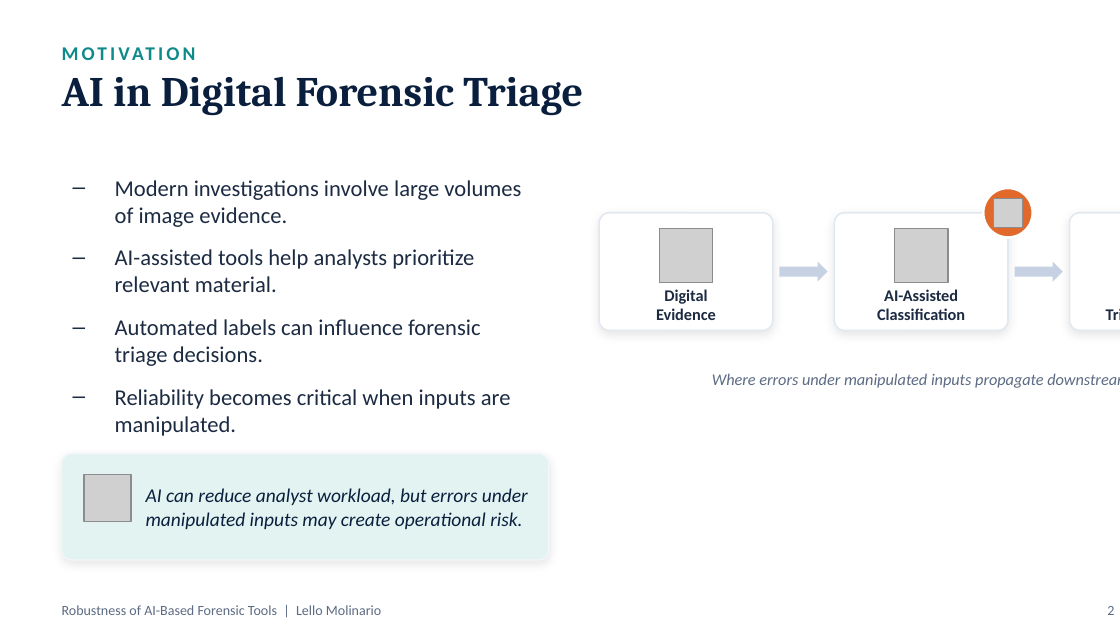
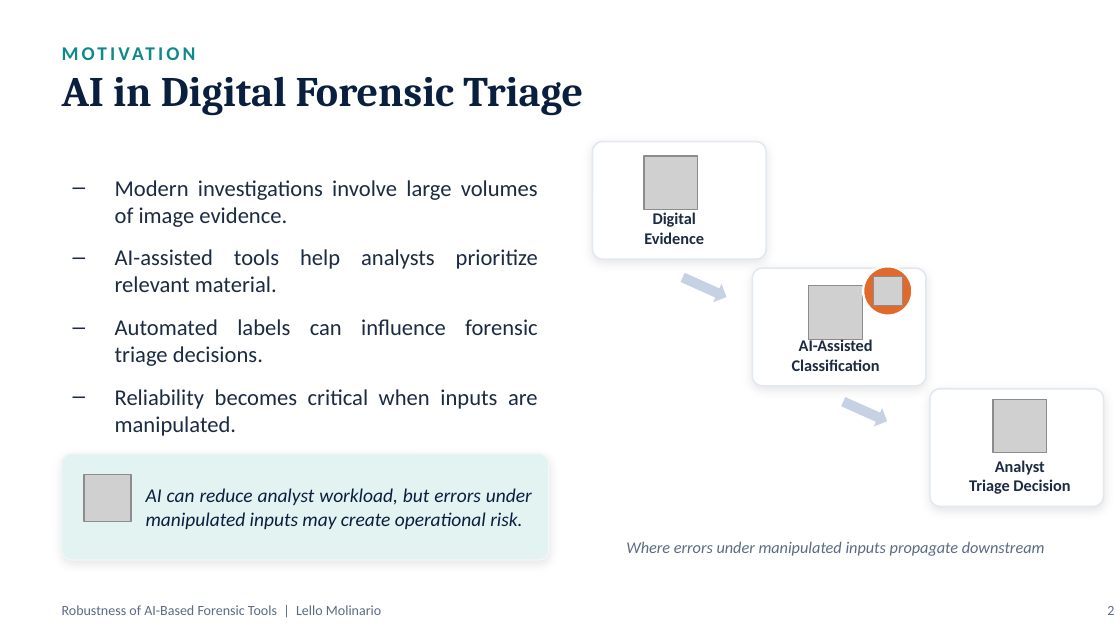
Before and after one commit to lmolinario/msc-thesis-ai-robustness-in-digital-forensics, a slide deck: slide 2 of docs/slides/Molinario_Thesis_Defense.pptx. Drawn at 1120x630 pixels with LibreOffice and Linux fonts; fonts in the diff are those of the drawing; grey boxes stand for pictures; background and template pictures are left out. Boxes give left, top, right and bottom in pixels: in the first picture for what was removed or moved away, otherwise in the second. Text is boxed around its words. In the diff, an @@ line names an element or a change of style, - is before the commit and + after.

```diff
--- a/docs/slides/Molinario_Thesis_Defense.pptx
+++ b/docs/slides/Molinario_Thesis_Defense.pptx
@@ rounded rectangle: place and size @@
-rounded rectangle at [599,213,773,330]
+rounded rectangle at [592,141,766,259]
@@ text "Modern investigations involve large volumes ..." at [115,180,538,436]: alignment left to justified @@
@@ picture: place and size @@
-picture at [659,228,712,282]
+picture at [644,156,698,209]
@@ text "Digital": place and size @@
-text "Digital" at [656,289,716,320]
+text "Digital" at [644,212,704,244]
@@ right arrow at [679,269,731,307]: rotation 0 to 24 degrees @@
@@ rounded rectangle: place and size @@
-rounded rectangle at [834,213,1008,330]
+rounded rectangle at [753,269,926,386]
@@ ellipse: place and size @@
-ellipse at [983,188,1033,237]
+ellipse at [864,267,913,316]
@@ right arrow removed at [1015,261,1063,281] @@
@@ picture: place and size @@
-picture at [895,228,949,282]
+picture at [809,286,862,339]
@@ picture: place and size @@
-picture at [993,198,1023,227]
+picture at [874,277,903,306]
@@ text "AI-Assisted": place and size @@
-text "AI-Assisted" at [877,289,965,320]
+text "AI-Assisted" at [792,338,880,371]
@@ rounded rectangle: place and size @@
-rounded rectangle at [1070,213,1120,330]
+rounded rectangle at [930,389,1103,506]
@@ right arrow added at [839,392,891,430], fill #C6D2E3 @@
@@ picture added at [993,399,1047,452] @@
@@ text "AI can reduce analyst workload, ..." at [146,488,532,529]: alignment left to justified @@
@@ text "Analyst" rewrapped from [1070,282,1120,327] to [969,460,1070,494] @@
@@ text "Where errors under manipulated inputs ..." rewrapped from [712,373,1120,388] to [626,541,1045,556] @@
```
Also in this commit, not shown: 9 other slides changed.
